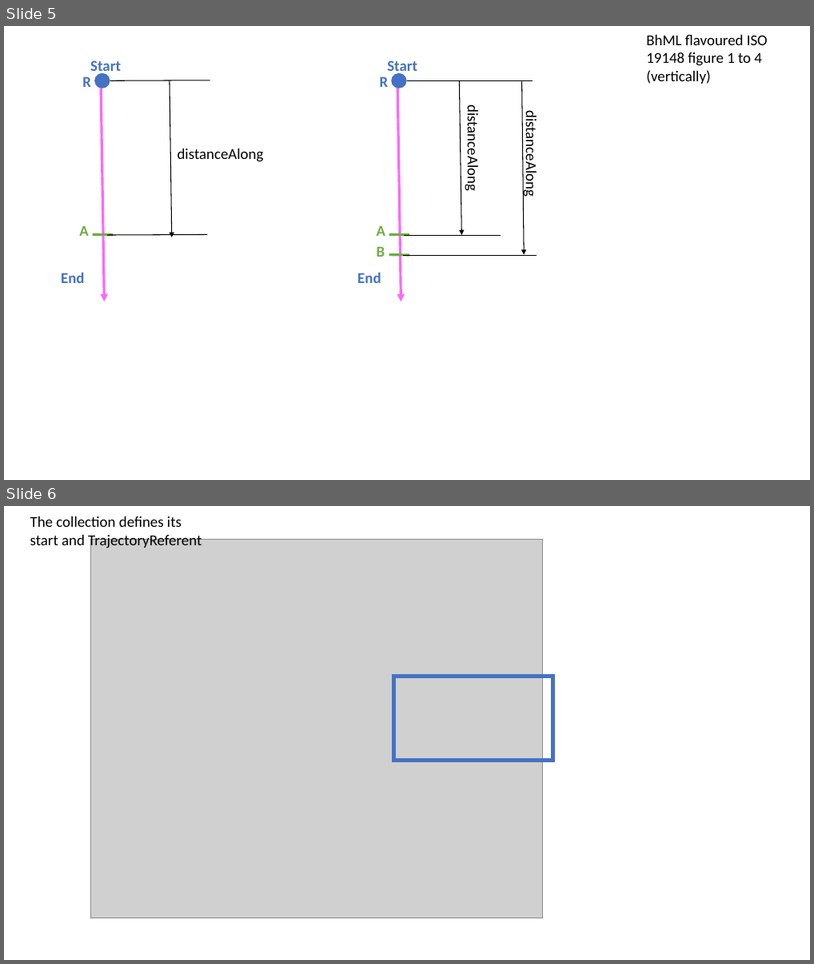
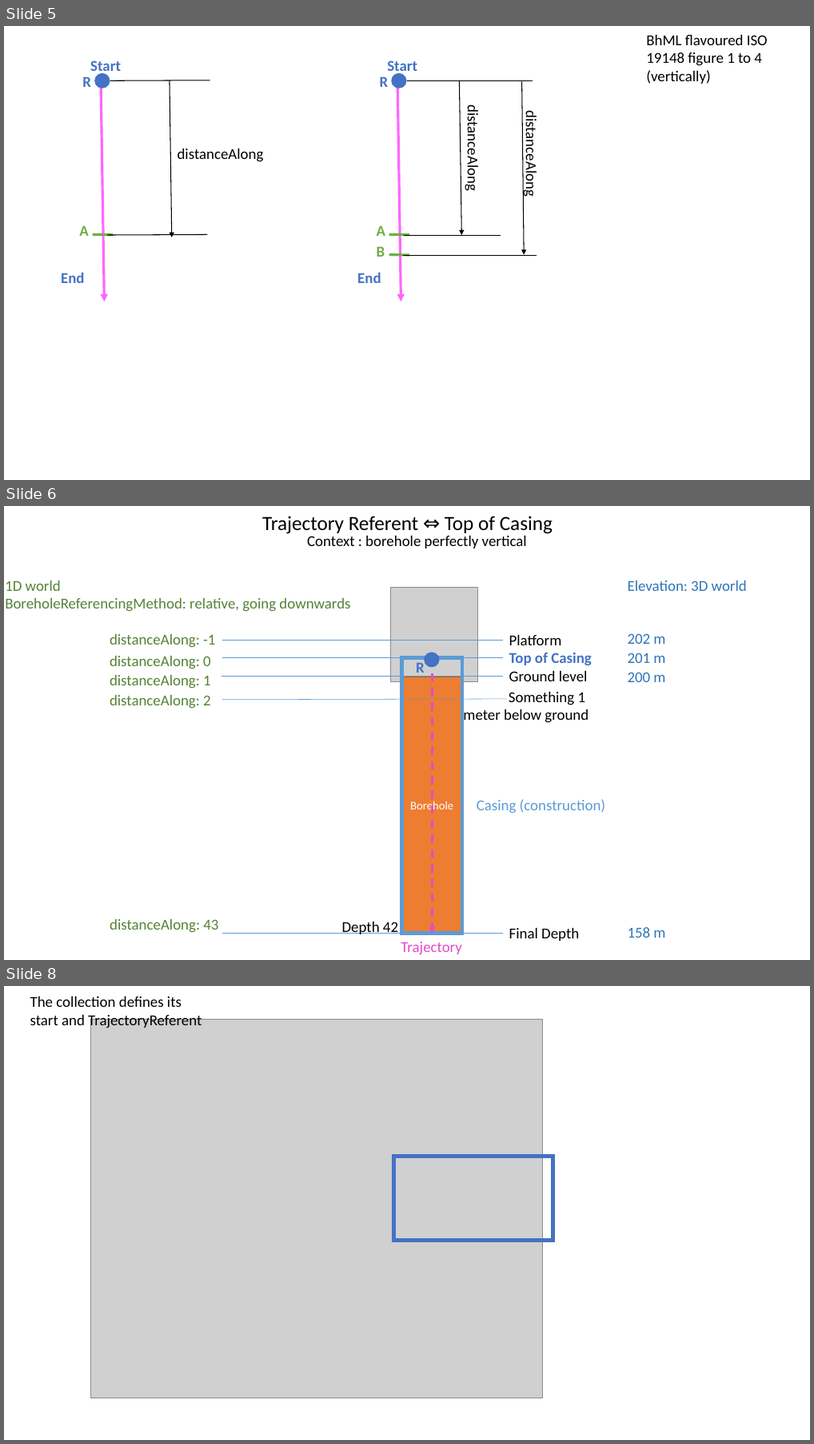
Before and after one commit to opengeospatial/boreholeie, a slide deck: Vocabulary/LinearReferencing.pptx. Shown one above the other, each under a label of ours: slides 5 and 6 before the commit, slides 5, 6 and 8 after it; the slides between them are not shown. The pictures are 814x964 and 814x1444 pixels, drawn with LibreOffice and Linux fonts; fonts in the diff are those of the drawing; grey boxes stand for pictures. Boxes give left, top, right and bottom in pixels: in the first picture for what was removed or moved away, otherwise in the second. Text is boxed around its words. In the diff, an @@ line names an element or a change of style, - is before the commit and + after.

```diff
--- a/Vocabulary/LinearReferencing.pptx
+++ b/Vocabulary/LinearReferencing.pptx
@@ slide 6 added at [4,506,810,960], background #FFFFFF @@
@@ text added at [262,516,553,534], 24 pt, text #000000 @@
+Trajectory Referent ⇔ Top of Casing
@@ text added at [307,536,527,548], 18 pt, text #000000 @@
+Context : borehole perfectly vertical
@@ text added at [5,580,350,612], 18 pt, text #548235 @@
+1D world
+BoreholeReferencingMethod: relative, going downwards
@@ picture added at [391,587,478,681] @@
@@ text added at [628,580,747,591], 18 pt, text #2E75B6 @@
+Elevation: 3D world
@@ text added at [110,634,215,647], 18 pt, text #548235 @@
+distanceAlong: -1
@@ line added from (222, 640) to (504, 640), #5B9BD5 0.5 pt @@
@@ text added at [510,635,562,645], 18 pt, text #000000 @@
+Platform
@@ text added at [628,633,666,644], 18 pt, text #2E75B6 @@
+202 m
@@ text added at [110,656,211,668], 18 pt, text #548235 @@
+distanceAlong: 0
@@ line added from (222, 658) to (504, 658), #5B9BD5 0.5 pt @@
@@ rectangle added at [402,658,462,933], outline #5B9BD5 4.5 pt @@
@@ text added at [416,660,425,677], 18 pt, text #4472C4, bold @@
+R
@@ ellipse added at [425,652,440,667], fill #4472C4 @@
@@ arrow added from (432, 659) to (432, 933), #E64AC8 2.5 pt dashed @@
@@ text added at [510,671,588,681], 18 pt, text #000000 @@
+Ground level
@@ text added at [510,652,592,665], 18 pt, text #4472C4, bold @@
+Top of Casing
@@ text added at [628,672,666,682], 18 pt, text #2E75B6 @@
+200 m
@@ text added at [628,652,666,663], 18 pt, text #2E75B6 @@
+201 m
@@ text added at [110,675,211,688], 18 pt, text #548235 @@
+distanceAlong: 1
@@ text added at [110,695,211,708], 18 pt, text #548235 @@
+distanceAlong: 2
@@ line added from (221, 676) to (504, 676), #5B9BD5 0.5 pt @@
@@ rectangle added at [402,677,462,932], fill #ED7D31, outline #AF5C24 1 pt, 14 pt, text #FFFFFF @@
+Borehole
@@ text added at [463,692,589,724], 18 pt, text #000000 @@
+Something 1
+meter below ground
@@ line added from (222, 700) to (507, 699), #5B9BD5 0.5 pt @@
@@ text added at [477,799,606,812], 18 pt, text #5B9BD5 @@
+Casing (construction)
@@ text added at [110,919,218,932], 18 pt, text #548235 @@
+distanceAlong: 43
@@ line added from (222, 933) to (504, 933), #5B9BD5 0.5 pt @@
@@ text added at [342,921,398,934], 18 pt, text #000000 @@
+Depth 42
@@ text added at [510,928,579,940], 18 pt, text #000000 @@
+Final Depth
@@ text added at [628,927,666,937], 18 pt, text #2E75B6 @@
+158 m
@@ text added at [401,941,462,954], 18 pt, text #E64AC8 @@
+Trajectory
@@ what was slide 6 is now slide 8 @@
```
Also in this commit, not shown: 1 other slide added, 8 other files.
